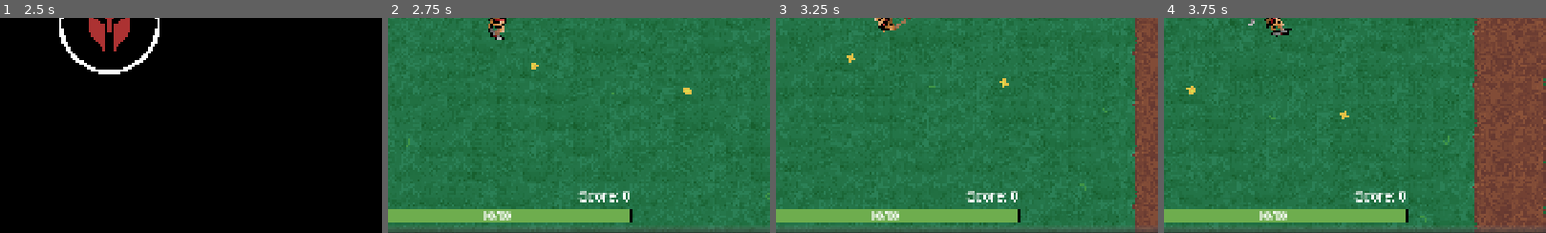
Above: before the commit, frames 1-4 (left to right).
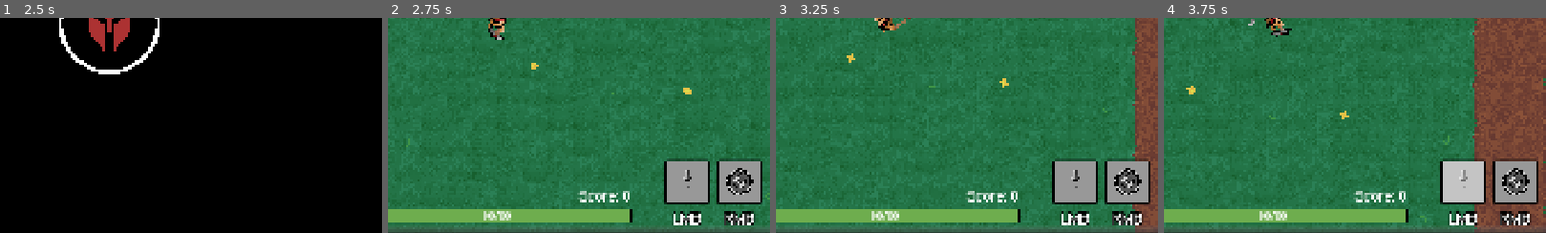
Above: after the commit, the same moments.

Repository: BDesro/Pantheon-V2
Game: Godot game, scene res://scenes/main_menu.tscn
The game is run twice, just before and just after one commit, with the same random seed, the same clock (stepped at 60 frames per second) and the same inputs.
Inputs (mouse positions are % of the whole screen's width and height, from its top left):
- Up to frame 1 (2.5 s): click "PLAY" at 0.5 s; tap Enter at 1.25 s; move the mouse to (72, 45) at 1.27 s; press the mouse at (72, 45) at 1.28 s; hold D (right) 1.28-2.03 s; right-click (72, 45) at 1.55 s; move the mouse to (30, 55) at 2.02 s; release the mouse at (30, 55) at 2.03 s; hold S (down) from 2.03 s (still down); right-click (30, 55) at 2.1 s; tap Space (space) at 2.3 s
- Up to frame 2 (2.75 s): keep holding S (down)
- Up to frame 3 (3.25 s): move the mouse to (60, 28) at 2.77 s; release S (down) at 2.78 s; press the mouse at (60, 28) at 2.78 s; hold D (right) from 2.78 s (still down); tap Space (space) at 2.85 s
- Up to frame 4 (3.75 s): move the mouse to (45, 70) at 3.52 s; release D (right) at 3.53 s; release the mouse at (45, 70) at 3.53 s; hold W (up) from 3.53 s (still down); click (45, 70) at 3.6 s
The pictures show only the part of the screen within x 36-86%, y 49-99%; the shares and areas given below are measured in that part.

Frame 1 is identical in both runs. In frame 2, 6.0% of the frame differs, in the area x 72-98%, y 65-97%; in frame 3, 6.0%; in frame 4, 6.0%.
Error before the commit: Invalid access to property or key 'cooldown' on a base object of type 'int'. (res://scripts/ability_hot_bar.gd:17)

Commit message:
Implemented Ability Hotbars

Diff:
--- a/scenes/AbilityIcon.tscn
+++ b/scenes/AbilityIcon.tscn
@@ -19,6 +19,7 @@
 corner_radius_bottom_left = 5
 
 [sub_resource type="ShaderMaterial" id="ShaderMaterial_r42qa"]
+resource_local_to_scene = true
 shader = ExtResource("4_n6uya")
 shader_parameter/cooldown_percent = 0.0
 
@@ -69,8 +70,7 @@
 anchor_left = 0.0714286
 anchor_top = 1.0
 anchor_right = 0.928571
-anchor_bottom = 1.54464
-offset_bottom = -37.9996
+anchor_bottom = 1.57143
 theme_override_colors/font_outline_color = Color(0, 0, 0, 1)
 theme_override_constants/outline_size = 10
 theme_override_fonts/font = ExtResource("1_k2bnl")
--- a/scripts/Autoloads/global_data.gd
+++ b/scripts/Autoloads/global_data.gd
@@ -22,7 +22,7 @@
 	0: {
 		"name": "Soldier",
 		"max_health": 100,
-		"threshold": 450
+		"threshold": 50
 	},
 	1: {
 		"name": "Adept",
--- a/scripts/ability_hot_bar.gd
+++ b/scripts/ability_hot_bar.gd
@@ -1,7 +1,7 @@
 extends Control
 
-const ICON_SIZE = Vector2(64, 64)
-const ICON_SPACING = 8
+const ICON_SIZE = Vector2(112, 112)
+const ICON_SPACING = 20
 
 var ability_icon: PackedScene = preload("res://scenes/AbilityIcon.tscn")
 
@@ -10,10 +10,10 @@
 	for child in get_children():
 		child.queue_free()
 
-	var x_offset = 0.0
+	var x_offset = ICON_SIZE.x / 3
 
 	if GlobalData.global_player_instance.active_character:
-		for ability in character.abilities:
+		for ability in character.abilities.values():
 			var cooldown: float = ability["cooldown"]
 			var image: Texture2D = load(ability["image_path"])
 			var mapped_key: String = ability["mapped_key"]
@@ -21,7 +21,7 @@
 			var icon = ability_icon.instantiate()
 			icon.set_icon_info(cooldown, image, mapped_key)
 
-			icon.position = Vector2(x_offset, 0)
+			icon.position = Vector2(x_offset, ICON_SIZE.y / 2)
 			add_child(icon)
 			icon.size = ICON_SIZE
 			x_offset += ICON_SIZE.x + ICON_SPACING
--- a/scripts/ability_icon.gd
+++ b/scripts/ability_icon.gd
@@ -25,7 +25,7 @@
 	mapped_key = key
 
 func _process(delta: float):
-	if Input.is_action_just_pressed("lmb"):
+	if Input.is_action_just_pressed(mapped_key):
 		trigger_ability()
 
 	if cooldown_remaining > 0:
--- a/scripts/adept.gd
+++ b/scripts/adept.gd
@@ -30,6 +30,27 @@
 
 # Default Score Threshold
 @export var ascension_threshold = 5000
+
+@export var abilities = {
+	0: {
+		"name": "Sword Slash",
+		"cooldown": 0.0,
+		"image_path": "res://assets/icons/Pantheon_Adept_Sword_Icon.png",
+		"mapped_key": "lmb"
+		},
+	1: {
+		"name": "Fireball",
+		"cooldown": fireball_cd,
+		"image_path": "res://assets/icons/Pantheon_Adept_Fireball_Icon.png",
+		"mapped_key": "rmb"
+		},
+	2: {
+		"name": "Raise Shield",
+		"cooldown": dash_cd,
+		"image_path": "res://assets/icons/Pantheon_Adept_Dash_Icon.png",
+		"mapped_key": "space"
+	}
+}
 
 func _on_ready():
 	dash_cd_timer.wait_time = dash_cd
Binary file added: assets/icons/Pantheon_Adept_Dash_Icon.png
Not shown, added: assets/icons/Pantheon_Adept_Dash_Icon.png.import
Binary file added: assets/icons/Pantheon_Adept_Fireball_Icon.png
Not shown, added: assets/icons/Pantheon_Adept_Fireball_Icon.png.import
Binary file added: assets/icons/Pantheon_Adept_Sword_Icon.png
Not shown, added: assets/icons/Pantheon_Adept_Sword_Icon.png.import
